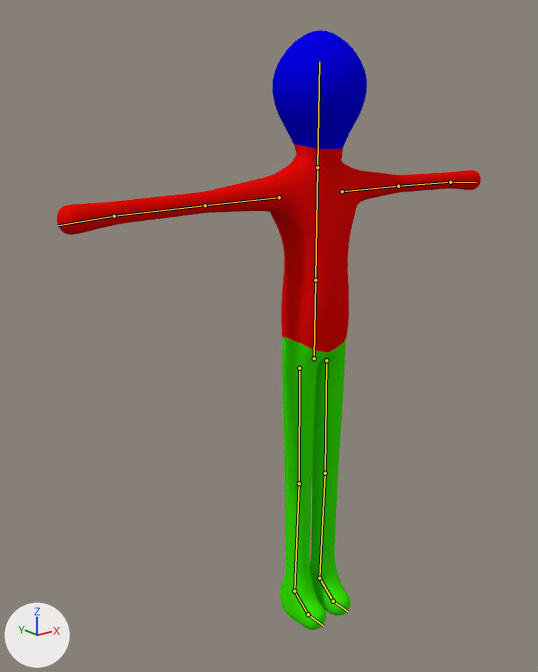
The Blender file Assets/Blenders/NOCHuman.blend as it was, and as the next commit left it.
Camera for both pictures: a 50 mm camera at (-1.446, -1.588, 1.605) aimed at (-0.208, -0.041, 0.986). The axes (+X, +Y, +Z) are drawn at lower left. The lights are the same throughout. The bones that bend it are drawn over the model as lines.

Names of what the first picture shows: 'Human'.
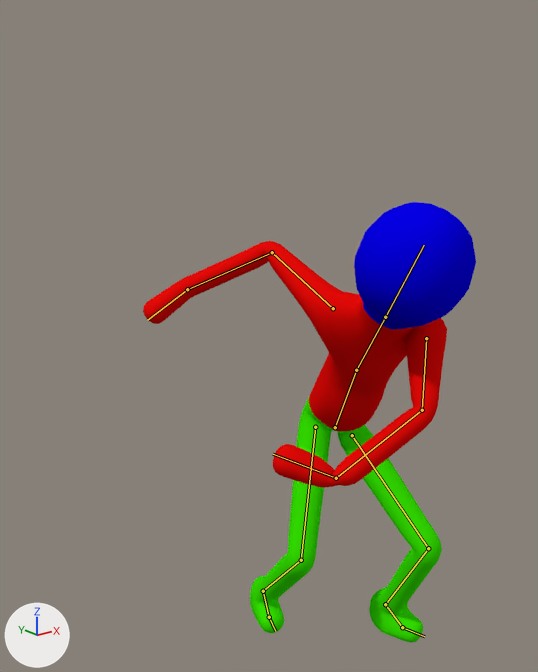
The newer file adds an action. The first version stands in its rest pose; the second is drawn at frame 7 of the action 'HorizontalLeftSlash'.

Boxes [x1, y1, x2, y2] around the edits, measured in the pictures (538 x 672 px):
'Human', posed (21% narrower, 26% shorter): before [57, 30, 481, 630]; after [143, 202, 476, 643]
bone 'Hip', root to tip: before (314, 358) to (315, 280); after (335, 427) to (356, 370)
bone 'Spine', root to tip: before (315, 280) to (317, 167); after (356, 370) to (385, 317)
bone 'Head', root to tip: before (317, 167) to (319, 61); after (385, 317) to (424, 245)
bone 'Upper Arm.L', root to tip: before (342, 191) to (398, 186); after (426, 338) to (422, 410)
bone 'Lower Arm.L', root to tip: before (398, 186) to (450, 182); after (422, 410) to (336, 478)
bone 'Hand.L', root to tip: before (450, 182) to (476, 182); after (336, 478) to (273, 454)
bone 'Upper Arm.R', root to tip: before (279, 197) to (205, 205); after (333, 308) to (272, 252)
bone 'Lower Arm.R', root to tip: before (205, 205) to (114, 216); after (272, 252) to (187, 289)
bone 'Hand.R', root to tip: before (114, 216) to (58, 225); after (187, 289) to (147, 320)
bone 'Foot.L', root to tip: before (319, 578) to (333, 601); after (385, 604) to (402, 627)
bone 'Foot.R', root to tip: before (294, 591) to (308, 614); after (263, 591) to (269, 617)

The edits, one by one:
Bone 'Hip' (bone_hip) moves from (0.0, 0.0, 0.0) to (-0.019, -0.18, 0.121).
Bone 'Hip' (bone_hip) turns from (0, 0, 0) to (35, -41, -17) degrees about its own x, y and z.
Bone 'Spine' (bone_spine) turns from (0, 0, 0) to (23, -5, -2) degrees about its own x, y and z.
Bone 'Head' (bone_head) turns from (0, 0, 0) to (-6, -14, 0) degrees about its own x, y and z.
Bone 'Upper Arm.L' (bone_upper_arm_l) turns from (0, 0, 0) to (93, -21, -14) degrees about its own x, y and z.
Bone 'Lower Arm.L' (bone_lower_arm_l) turns from (0, 0, 0) to (42, -39, -57) degrees about its own x, y and z.
Bone 'Hand.L' (bone_hand_l) turns from (0, 0, 0) to (-61, -119, 8) degrees about its own x, y and z.
Bone 'Upper Arm.R' (bone_upper_arm_r) turns from (0, 0, 0) to (-34, -3, 18) degrees about its own x, y and z.
Bone 'Lower Arm.R' (bone_lower_arm_r) turns from (0, 0, 0) to (60, -7, 14) degrees about its own x, y and z.
Bone 'Hand.R' (bone_hand_r) turns from (0, 0, 0) to (15, 4, 2) degrees about its own x, y and z.
Bone 'Foot.L' (bone_foot_l) moves from (0.0, 0.0, 0.0) to (0.223, 0.036, 0.374).
Bone 'Foot.L' (bone_foot_l) turns from (0, 0, 0) to (-1, -23, 8) degrees about its own x, y and z.
Bone 'Foot.R' (bone_foot_r) moves from (0.0, 0.0, 0.0) to (0.134, -0.161, -0.194).
Bone 'Foot.R' (bone_foot_r) turns from (0, 0, 0) to (-1, 13, -18) degrees about its own x, y and z.
Bone 'Leg IK.L' (bone_leg_ik_l) moves from (0.0, 0.0, 0.0) to (0.072, -0.237, 0.0).
Bone 'Leg IK.L' (bone_leg_ik_l) turns from (0, 0, 0) to (1, 14, 16) degrees about its own x, y and z.
Bone 'Pole Target.L' (bone_pole_target_l) moves from (0.0, 0.0, 0.0) to (-0.01, 0.01, -0.019).
Bone 'Leg IK.R' (bone_leg_ik_r) moves from (0.0, 0.0, 0.0) to (-0.082, 0.065, 0.0).
Bone 'Leg IK.R' (bone_leg_ik_r) turns from (0, 0, 0) to (-1, 0, -14) degrees about its own x, y and z.
Bone 'Pole Target.R' (bone_pole_target_r) moves from (0.0, 0.0, 0.0) to (-0.148, 0.037, -0.25).
